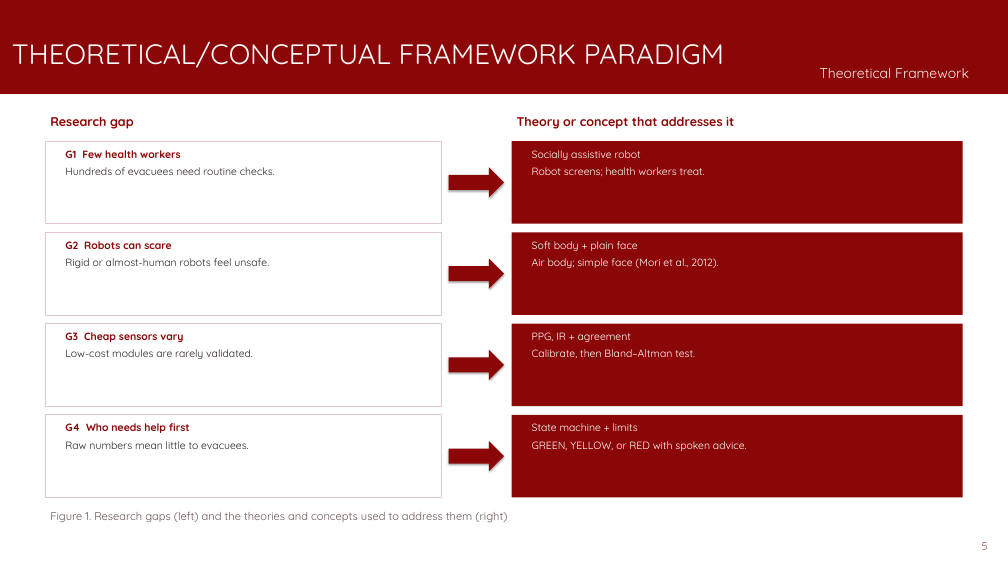
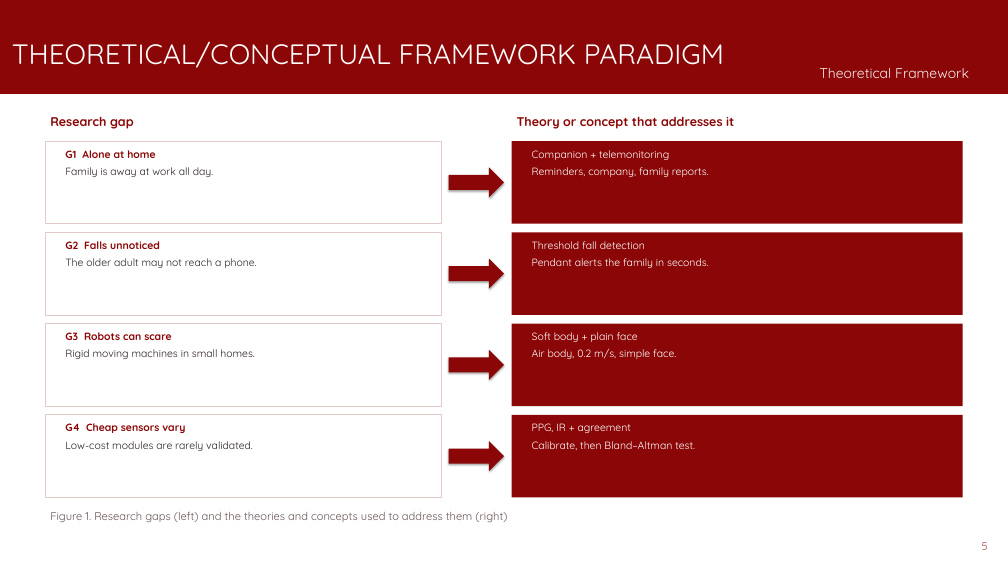
Before and after one commit to pogi6969/MAP---A, a slide deck: slide 5 of research/RIM3_ALAGA/RIM3_ALAGA_PR2_Presentation.pptx. Drawn at 1008x567 pixels with LibreOffice and Linux fonts; fonts in the diff are those of the drawing; background and template pictures are left out. Boxes give left, top, right and bottom in pixels: in the first picture for what was removed or moved away, otherwise in the second. Text is boxed around its words. In the diff, an @@ line names an element or a change of style, - is before the commit and + after.

```diff
--- a/research/RIM3_ALAGA/RIM3_ALAGA_PR2_Presentation.pptx
+++ b/research/RIM3_ALAGA/RIM3_ALAGA_PR2_Presentation.pptx
@@ text at (65,150,213,177): text changed @@
-G1 Few health workers
-Hundreds of evacuees need routine checks.
+G1 Alone at home
+Family is away at work all day.
@@ text at (532,150,709,177): text changed @@
-Socially assistive robot
-Robot screens; health workers treat.
+Companion + telemonitoring
+Reminders, company, family reports.
@@ text at (65,241,256,268): text changed @@
-G2 Robots can scare
-Rigid or almost-human robots feel unsafe.
+G2 Falls unnoticed
+The older adult may not reach a phone.
@@ text at (532,241,709,268): text changed @@
-Soft body + plain face
-Air body; simple face (Mori et al., 2012).
+Threshold fall detection
+Pendant alerts the family in seconds.
@@ text at (65,332,254,359): text changed @@
-G3 Cheap sensors vary
-Low-cost modules are rarely validated.
+G3 Robots can scare
+Rigid moving machines in small homes.
@@ text at (532,332,676,359): text changed @@
-PPG, IR + agreement
-Calibrate, then Bland–Altman test.
+Soft body + plain face
+Air body, 0.2 m/s, simple face.
@@ text at (65,423,253,451): text changed @@
-G4 Who needs help first
-Raw numbers mean little to evacuees.
+G4 Cheap sensors vary
+Low-cost modules are rarely validated.
@@ text at (532,423,695,450): text changed @@
-State machine + limits
-GREEN, YELLOW, or RED with spoken advice.
+PPG, IR + agreement
+Calibrate, then Bland–Altman test.
```
Also in this commit, not shown: 14 other slides changed, 6 other files.
